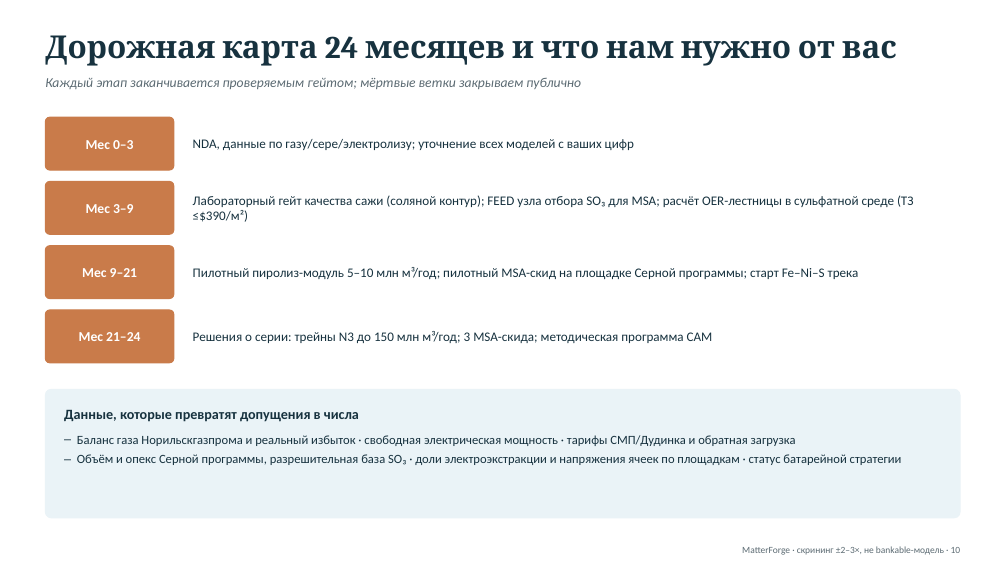
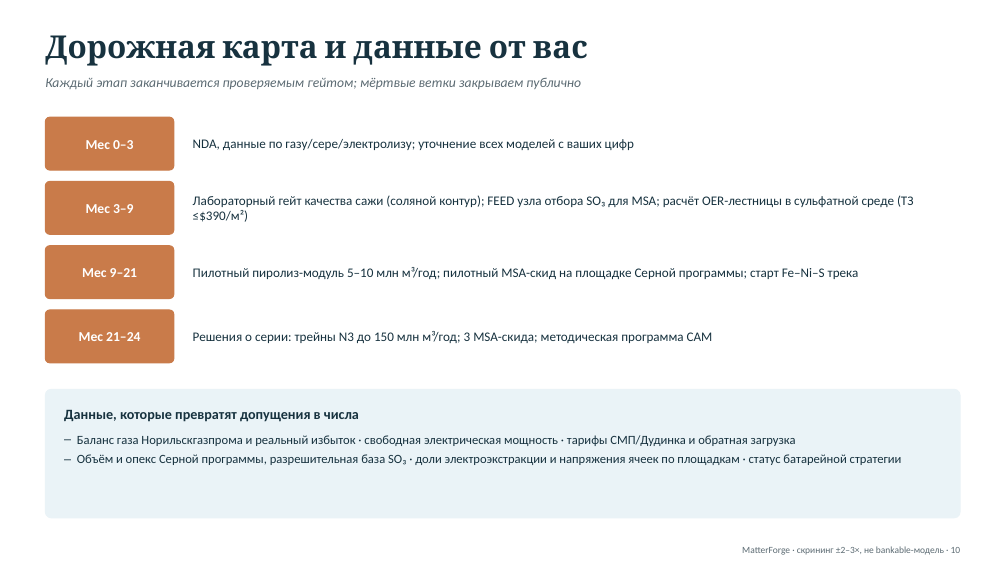
Before and after one commit to skharkov1246/ocm-research-diary, a slide deck: slide 10 of decks/MatterForge_Nornickel.pptx. Drawn at 1008x567 pixels with LibreOffice and Linux fonts; fonts in the diff are those of the drawing. Boxes give left, top, right and bottom in pixels: in the first picture for what was removed or moved away, otherwise in the second. Text is boxed around its words. In the diff, an @@ line names an element or a change of style, - is before the commit and + after.

```diff
--- a/decks/MatterForge_Nornickel.pptx
+++ b/decks/MatterForge_Nornickel.pptx
@@ text at <box>45,35,588,66</box>: text changed @@
-Дорожная карта 24 месяцев и что нам нужно от вас
+Дорожная карта и данные от вас
```
Also in this commit, not shown: 5 other slides changed, 3 other files.
